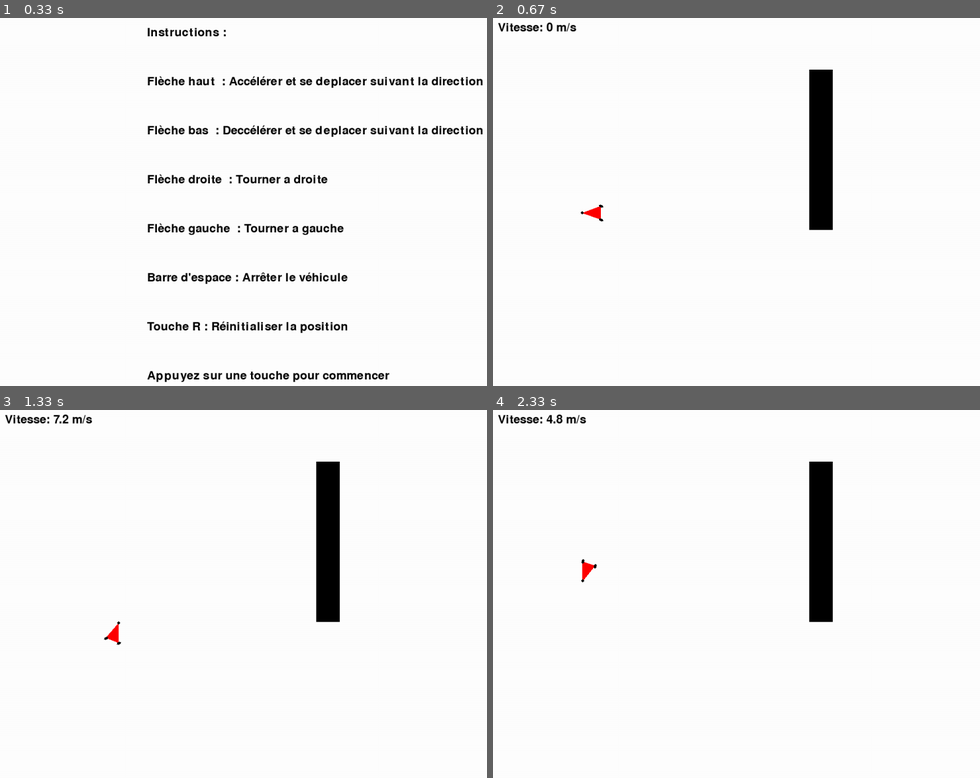
Above: before the commit, frames 1-4 (two rows, left to right).
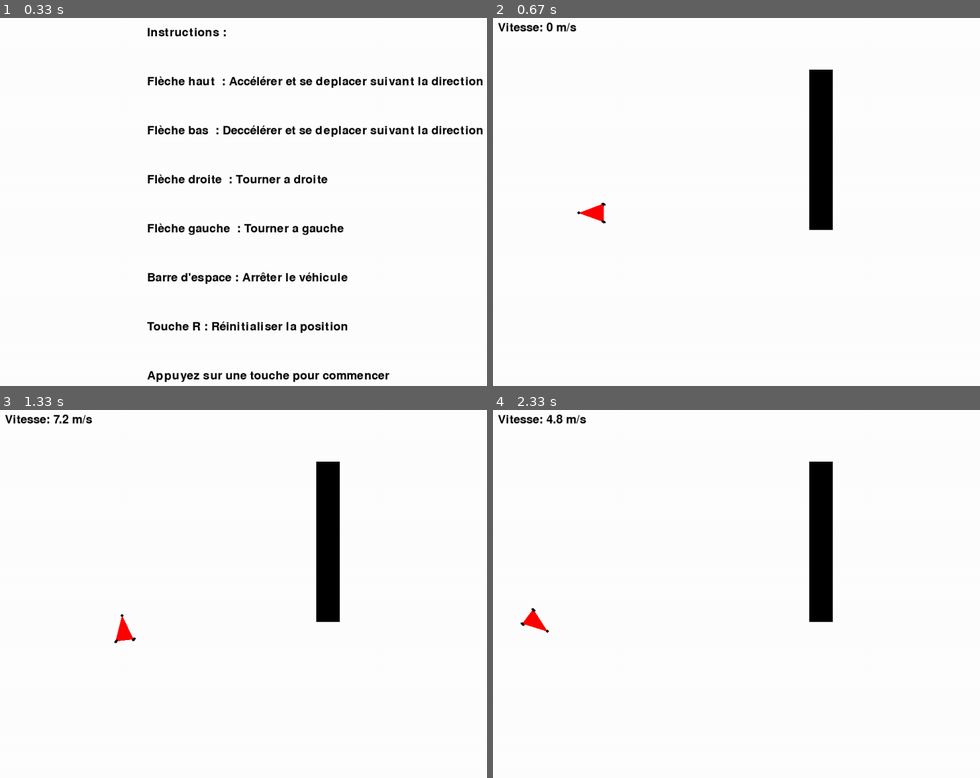
Above: after the commit, the same moments.

Repository: Singh-Jaskaranpreet/projet_robot_LU2IN013
Game: pygame game, started from main.py
Same seed, same stepped clock (60 frames per second), same inputs: the game is played once before the commit and once after it.
Inputs:
- Up to frame 1 (0.33 s): no input
- Up to frame 2 (0.67 s): hold Right from 0.33 s (still down)
- Up to frame 3 (1.33 s): release Right at 0.8 s; hold Up 0.83-1.13 s; hold Right from 1.17 s (still down)
- Up to frame 4 (2.33 s): release Right at 1.63 s; hold Left 1.67-2.2 s; hold Down from 2.23 s (still down)

Frame 1 is identical in both runs. In frame 2, less than 0.1% of the frame differs, in the area x 17-24%, y 50-56%; in frame 3, 0.2%; in frame 4, 0.3%, in the area x 5-22%, y 40-61%.

Commit message:
Amélioration des commentaires et vérification des fonctions

Diff:
--- a/environnement.py
+++ b/environnement.py
@@ -68,7 +68,7 @@
         for obj in objects:
             for point in points_triangle :
                 if obj.collidepoint(point[0], point[1]):
-                    return True  # La roue arrière est bloquée
+                    return True  # Une des roues est bloquées
 
         # Vérifier les collisions avec les objets
         for obj in objects:
--- a/main.py
+++ b/main.py
@@ -19,10 +19,10 @@
 
 # Création de l'environnement et d'un véhicule
 environnement = Environnement(LARGEUR, HAUTEUR)
-vehicule = Vehicule("Robot",0 , [200, HAUTEUR // 2], 75, nb_roues=3)
+vehicule = Vehicule("Robot",0 , [200, HAUTEUR // 2], 50, nb_roues=3)
 
 
-tmp=[pygame.Rect(randint(400, 900), randint(0,HAUTEUR//2), randint(10,100), randint(200,HAUTEUR//2))]
+obs=[pygame.Rect(randint(400, 900), randint(0,HAUTEUR//2), randint(10,100), randint(200,HAUTEUR//2))]
 
 
 def afficher(screen, vehicule, couleur_vehicule, couleur_texte, objects):
@@ -124,16 +124,16 @@
         if event.type == pygame.QUIT:
             pygame.quit()
             sys.exit()
-    vehicule.mesurer_distance_obstacle(environnement, tmp)
+    vehicule.mesurer_distance_obstacle(environnement, obs)
 
     # Gestion des contrôles utilisateur
     keys = pygame.key.get_pressed()
 
     if keys[pygame.K_RIGHT]:
-        vehicule.tourner("droite", environnement, tmp)
+        vehicule.tourner("droite", environnement, obs)
 
     elif keys[pygame.K_LEFT]:
-        vehicule.tourner("gauche", environnement, tmp)
+        vehicule.tourner("gauche", environnement, obs)
 
     if keys[pygame.K_UP]:
         vehicule.acceleration(0.2)
@@ -147,12 +147,12 @@
     if keys[pygame.K_r]:
         vehicule.restart()
 
-    vehicule.bouger(environnement, tmp)
+    vehicule.bouger(environnement, obs)
     rester_dans_limites(vehicule)
 
 
     # Affichage
     screen.fill(BLANC)
-    afficher(screen, vehicule, ROUGE, NOIR, tmp)
+    afficher(screen, vehicule, ROUGE, NOIR, obs)
     pygame.display.flip()
     clock.tick(60)
--- a/vehicule.py
+++ b/vehicule.py
@@ -5,7 +5,7 @@
 
     def __init__(self, nom, vitesse, p_centre ,longueur, nb_roues):
         self.nom = nom
-        self.long=longueur/2 # Distance entre les essieux
+        self.long=longueur# Distance entre les essieux
         self.angle = 0
         self.p_centre = p_centre
         self.vitesse = vitesse
@@ -55,7 +55,7 @@
         # Appliquer les nouvelles coordonnées si aucune collision
         self.p_centre = prochain_pos
 
-        print(self.angle_braquage)
+        #print(self.angle_braquage)
 
 
     def tourner(self, direction, environnement, objects):
@@ -72,7 +72,7 @@
         self.angle = 0
         self.vitesse=0
         self.angle_braquage = 0
-        self.angle = 0
+
 
 
     def mesurer_distance_obstacle(self, environnement, objects):
